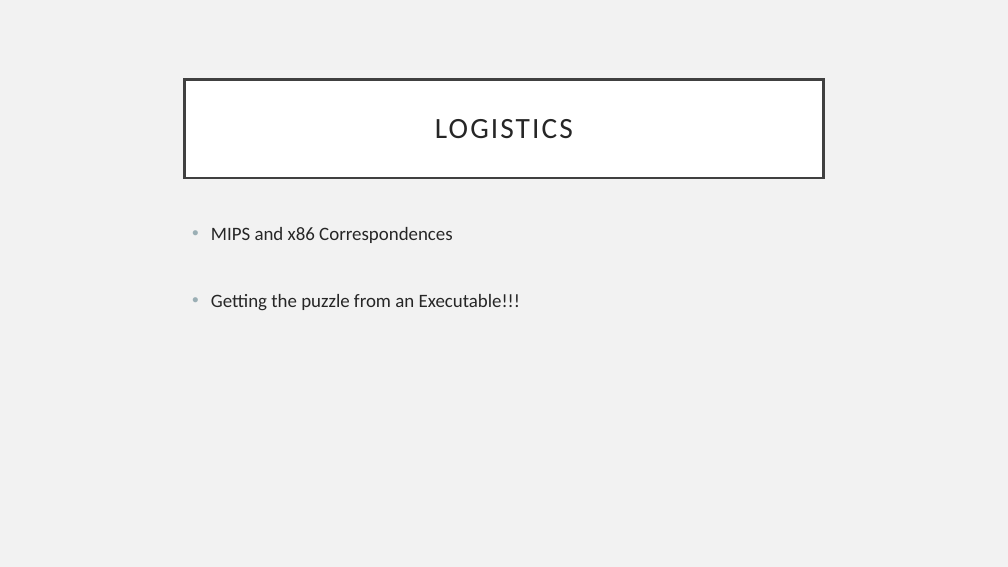
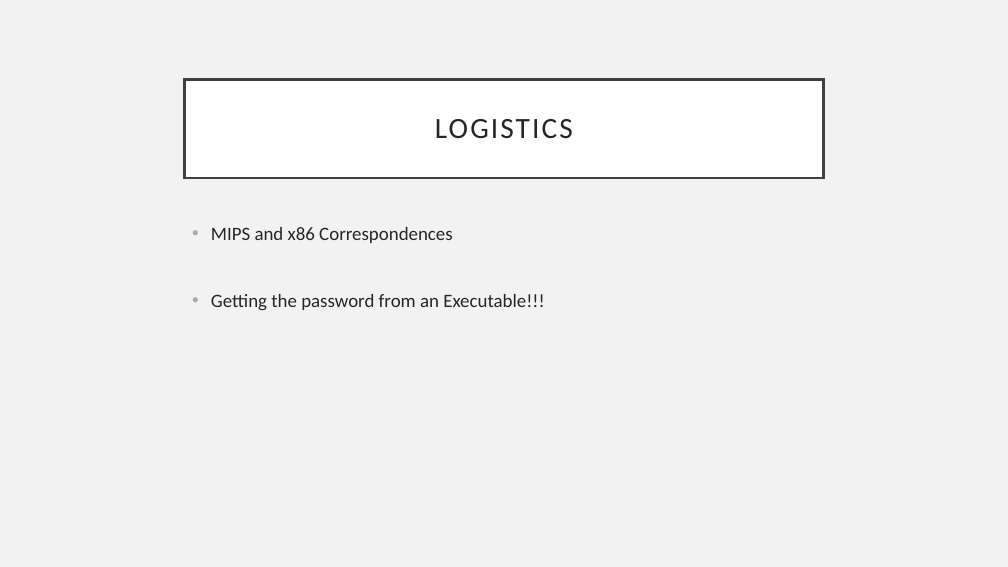
Before and after one commit to glu99331/glu99331.github.io, a slide deck: slide 2 of files/CS449/Petrucci/CS_0449_Recitation_5.pptx. Drawn at 1008x567 pixels with LibreOffice and Linux fonts; fonts in the diff are those of the drawing. Boxes give left, top, right and bottom in pixels: in the first picture for what was removed or moved away, otherwise in the second. Text is boxed around its words. In the diff, an @@ line names an element or a change of style, - is before the commit and + after.

```diff
--- a/files/CS449/Petrucci/CS_0449_Recitation_5.pptx
+++ b/files/CS449/Petrucci/CS_0449_Recitation_5.pptx
@@ text at <box>211,294,544,311</box>: text changed @@
-• Getting the puzzle from an Executable!!!
+• Getting the password from an Executable!!!
```
Also in this commit, not shown: 8 other slides changed.
